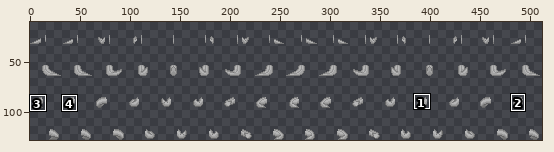
Sprite sheet: Resources/Textures/Mobs/Customization/reptilian_parts.rsi/tail_large_wagging.png. The first picture is a wide view before the edit; the outline marks the close-up.
Close-up. The starting point:
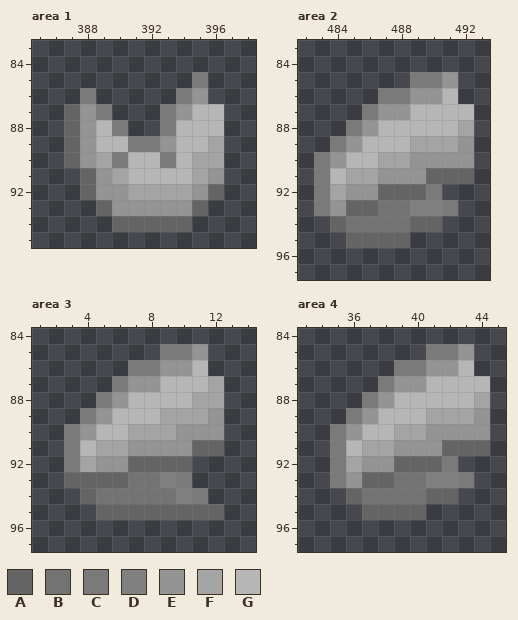
The file is 512x128 pixels. Pixels under 10% opacity are left out. Colours within 5 levels of each other are drawn and written as one. Shown: area 1: x 385..398, y 83..95; area 2: x 482..493, y 83..97; area 3: x 1..14, y 84..97; area 4: x 33..45, y 84..97. The wide view leaves out empty margins. The commit also changed other parts of the picture, which this record leaves out.
Palette (. is transparent): A #646464  B #737373  C #7a7a7a  D #808080  E #949494  F #a4a4a4  G #b6b6b6
After:
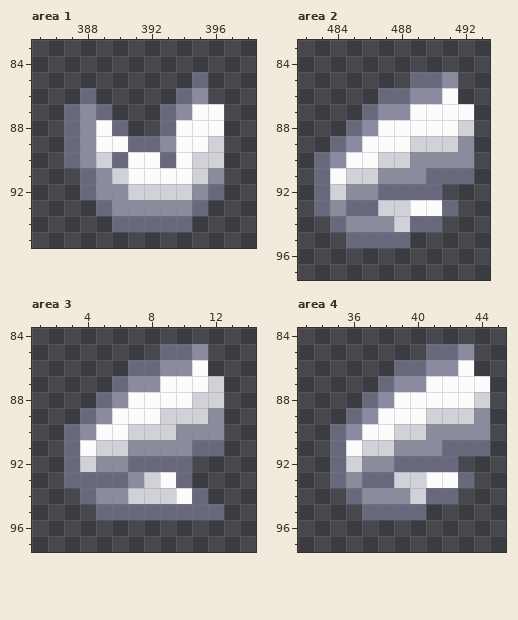
Difference:
colour C: #7a7a7a -> #68697d
colour E: #949494 -> #8a8b9d
colour F: #a4a4a4 -> #d1d1d8
colour G: #b6b6b6 -> #fcfcfd
Area 1:
y 87..90: x 387 A -> C
y 91: x 388 A -> C
y 92: x 388 A -> C; x 396 A -> C
y 93: x 389 A -> C; x 395 A -> C
y 94: x 390..394 AAAAA -> CCCCC
Area 2:
y 91: x 490..492 AAA -> CCC
y 92: x 487..489 AAA -> CCC
y 93: x 485..490 AABBDD -> CCFFGG
y 94: x 484..490 ABBBBAA -> CEEEFCC
y 95: x 485..488 AAAA -> CCCC
Area 3:
y 91: x 11..12 AA -> CC
y 92: x 7..10 AAAA -> CCCC
y 93: x 3..9 AAAABBD -> CCCCEFG
y 94: x 4..10 ABBBBBD -> CEEFFFG
y 95: x 5..12 AAAAAAAA -> CCCCCCCC
Area 4:
y 91: x 42..44 AAA -> CCC
y 92: x 39..41 AAA -> CCC
y 93: x 37..42 AABBDD -> CCFFGG
y 94: x 36..42 ABBBBAA -> CEEEFCC
y 95: x 37..40 AAAA -> CCCC
